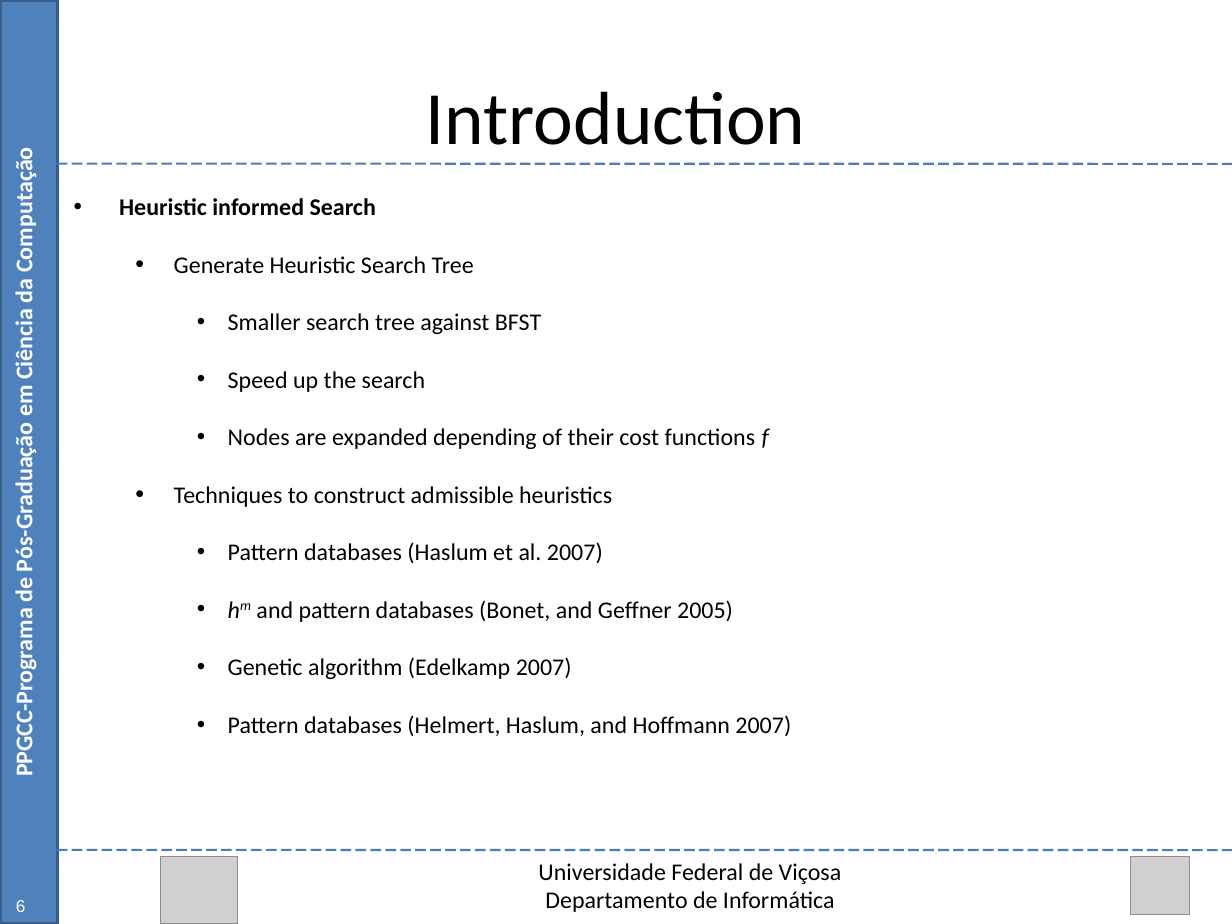
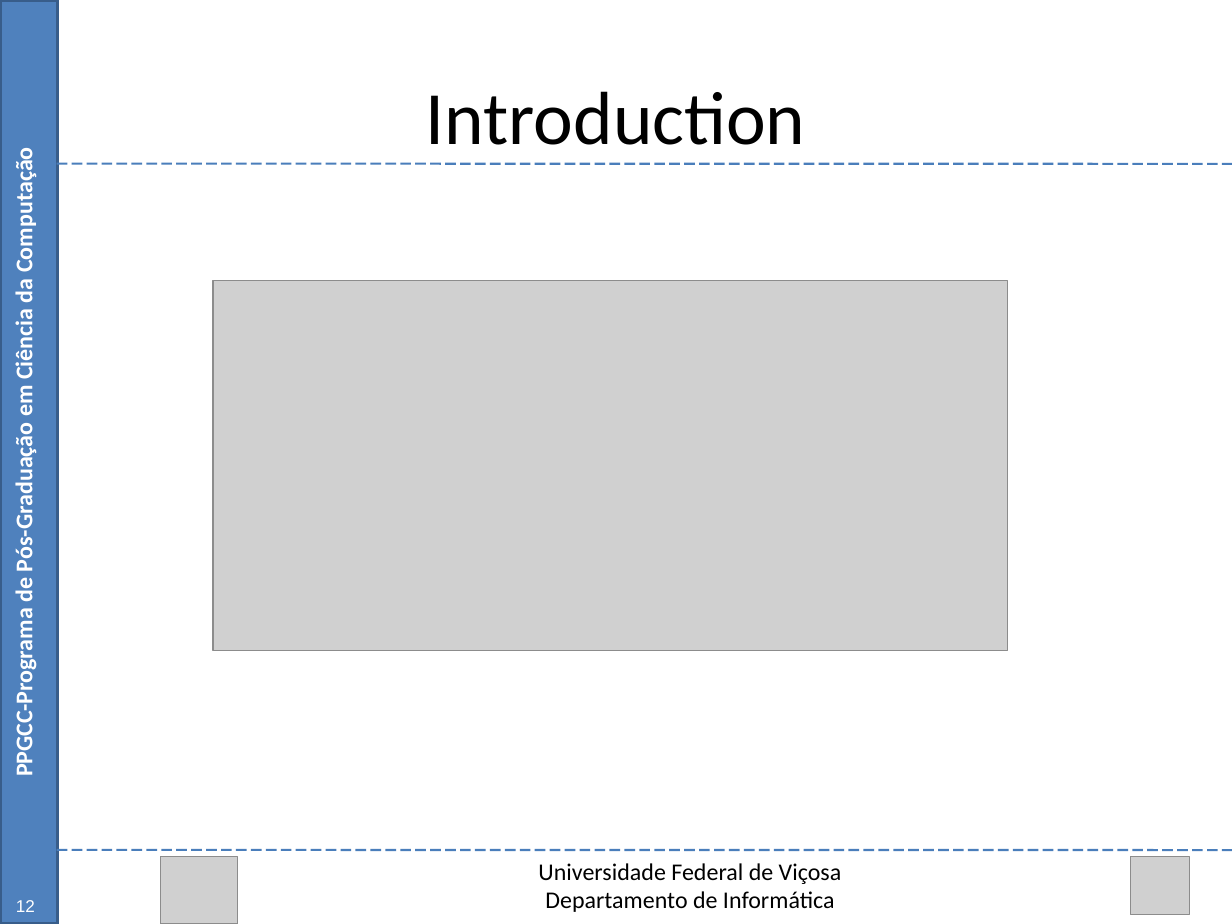
Before and after one commit to Marvinsky/research-marvin, a slide deck: slide 12 of latex/odp/selection heuristics.odp (slide 6 before the commit). Drawn at 1232x924 pixels with LibreOffice and Linux fonts; fonts in the diff are those of the drawing; grey boxes stand for pictures. Boxes give left, top, right and bottom in pixels: in the first picture for what was removed or moved away, otherwise in the second. Text is boxed around its words. In the diff, an @@ line names an element or a change of style, - is before the commit and + after.

Commit message:
10/09/15 update selection heuristics

```diff
--- a/latex/odp/selection heuristics.odp
+++ b/latex/odp/selection heuristics.odp
@@ text removed at bbox=[119, 198, 791, 736] @@
-• Heuristic informed Search
-  • Generate Heuristic Search Tree
-    • Smaller search tree against BFST
-    • Speed up the search
-    • Nodes are expanded depending of their cost functions f
-  • Techniques to construct admissible heuristics
-    • Pattern databases (Haslum et al. 2007)
-    • hm and pattern databases (Bonet, and Geffner 2005)
-    • Genetic algorithm (Edelkamp 2007)
-    • Pattern databases (Helmert, Haslum, and Hoffmann 2007)
@@ picture added at bbox=[213, 281, 1008, 650] @@
@@ page number at bbox=[16, 900, 35, 912]: text changed @@
-6
+12
```
Also in this commit, not shown: 9 other slides changed, 2 slides added.
